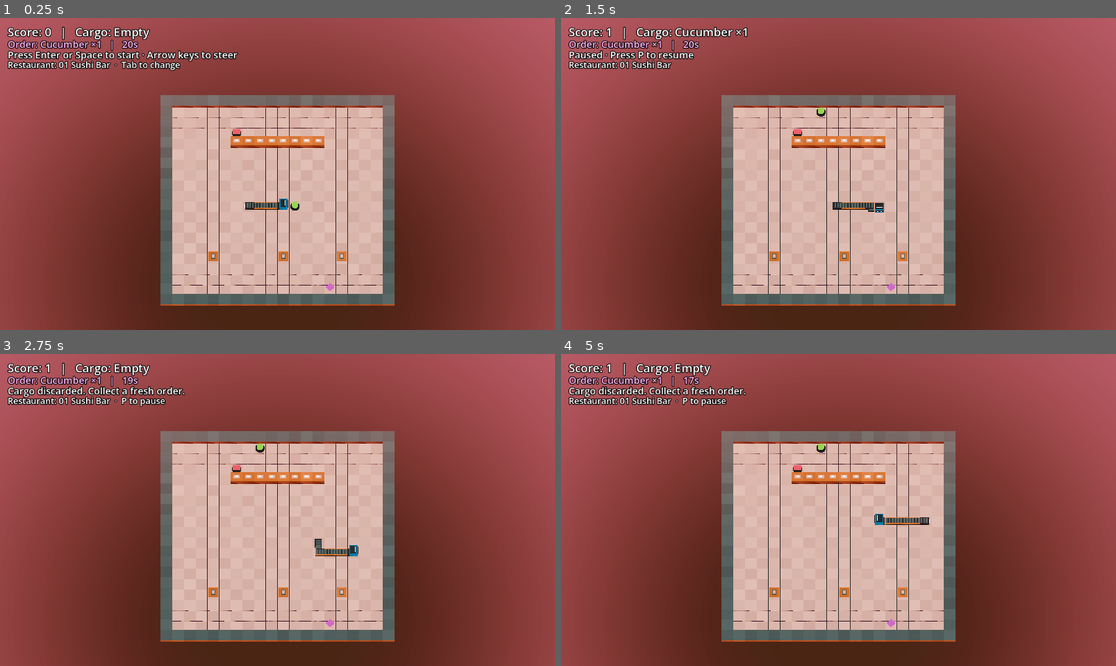
Above: before the commit, frames 1-4 (two rows, left to right).
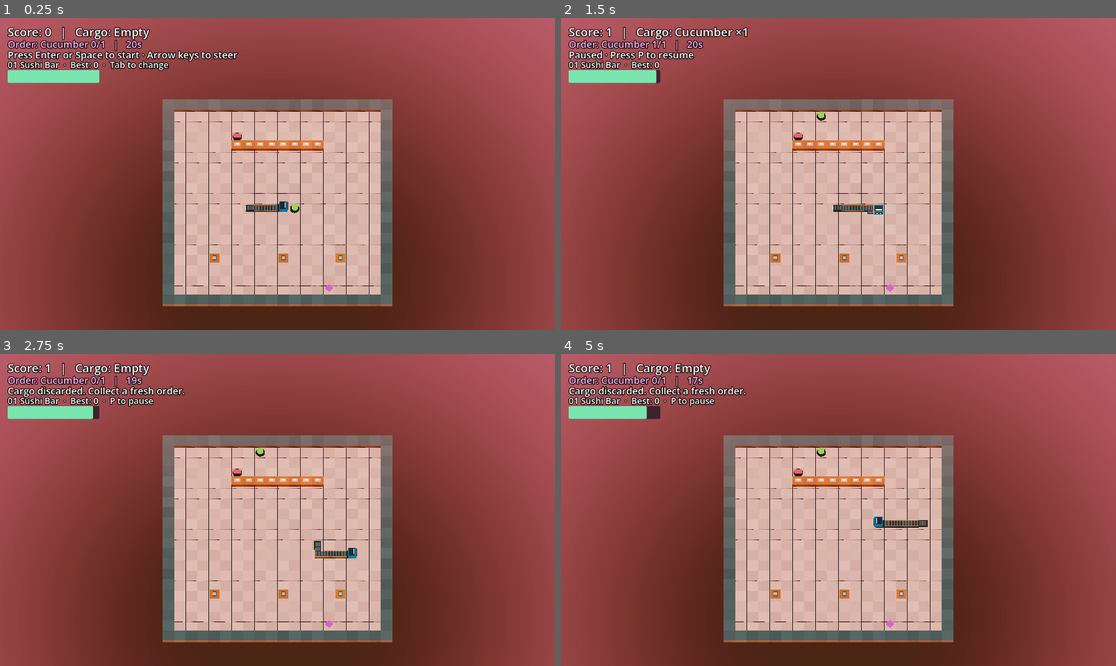
Above: after the commit, the same moments.

Repository: Michaelypp/D4
Game: Godot game, scene res://main.tscn
The game is run twice, just before and just after one commit, with the same random seed, the same clock (stepped at 60 frames per second) and the same inputs.
Inputs:
- Up to frame 1 (0.25 s): no input
- Up to frame 2 (1.5 s): tap Enter (ui_accept) at 0.5, 0.77 s; hold Right (ui_right) 0.53-1.28 s; tap Tab at 0.6 s; hold Down (ui_down) from 1.28 s (still down); tap P at 1.35 s
- Up to frame 3 (2.75 s): tap Enter (ui_accept) at 1.52 s; tap P at 2 s; release Down (ui_down) at 2.03 s; hold Right (ui_right) from 2.03 s (still down); tap X at 2.1 s
- Up to frame 4 (5 s): release Right (ui_right) at 2.78 s; hold Up (ui_up) 2.78-3.53 s; tap Tab at 2.85 s; tap Enter (ui_accept) at 3.02, 3.77, 4.52 s; hold Left (ui_left) from 3.53 s (still down); tap P at 3.6, 4.25 s; tap X at 4.35 s

The runs differ from the first frame. In frame 1, 6.6% of the frame differs, in the area x 1-72%, y 6-93%; in frame 2, 6.4%; in frame 3, 6.6%; in frame 4, 6.7%.

Commit message:
Save and display separate high scores for each restaurant

Diff:
--- a/app/main.gd
+++ b/app/main.gd
@@ -4,9 +4,10 @@
 
 const TICK_SECONDS := 0.2
 const MOVE_SECONDS := 0.17
-const HUD_HEIGHT := 114.0
+const HUD_HEIGHT := 124.0
 const CAMERA_OFFSET := Vector3(0, 20, 10)
 const ROUND_SEED := 121
+const SCORES_PATH := "user://restaurant_scores.cfg"
 const DIRECTIONS := {
 	"ui_up": Vector2i.UP,
 	"ui_down": Vector2i.DOWN,
@@ -28,6 +29,8 @@
 var customer_marker := MeshInstance3D.new()
 var score_label := Label.new()
 var order_label := Label.new()
+var order_timer := ProgressBar.new()
+var order_timer_fill := StyleBoxFlat.new()
 var status_label := Label.new()
 var level_label := Label.new()
 var game_over_panel := PanelContainer.new()
@@ -36,9 +39,11 @@
 var _clock := 0.0
 var _started := false
 var _paused := false
+var _best_scores: Dictionary = {}
 
 
 func _ready() -> void:
+	_load_best_scores()
 	meshes = Stage.load_kit()
 	for path in Board.level_paths():
 		var board := Board.load_level(path)
@@ -116,8 +121,29 @@
 	while _clock >= TICK_SECONDS and not session.ended:
 		_clock -= TICK_SECONDS
 		session.tick()
+		if session.ended:
+			_record_best_score()
 		_draw_dragon(not session.ended)
 		_draw_pickup()
+
+
+func _load_best_scores() -> void:
+	var config := ConfigFile.new()
+	if config.load(SCORES_PATH) == OK:
+		var scores: Variant = config.get_value("scores", "restaurants", {})
+		if scores is Dictionary:
+			_best_scores = scores
+
+
+func _record_best_score() -> void:
+	var restaurant := level_names[level_index]
+	if session.score <= int(_best_scores.get(restaurant, 0)):
+		return
+	_best_scores[restaurant] = session.score
+	var config := ConfigFile.new()
+	config.set_value("scores", "restaurants", _best_scores)
+	if config.save(SCORES_PATH) != OK:
+		push_warning("Could not save restaurant records to local storage.")
 
 
 ## Frame the whole restaurant so a new ingredient is visible anywhere it spawns.
@@ -242,6 +268,18 @@
 	order_label.add_theme_font_size_override("font_size", 20)
 	order_label.add_theme_constant_override("outline_size", 6)
 	order_label.add_theme_color_override("font_color", Color("ffb9f9"))
+	hud.add_child(order_timer)
+	order_timer.position = Vector2(16, 108)
+	order_timer.size = Vector2(190, 6)
+	order_timer.max_value = Session.ORDER_TICKS
+	order_timer.show_percentage = false
+	order_timer.mouse_filter = Control.MOUSE_FILTER_IGNORE
+	var timer_track := StyleBoxFlat.new()
+	timer_track.bg_color = Color("3a242d")
+	timer_track.set_corner_radius_all(3)
+	order_timer_fill.set_corner_radius_all(3)
+	order_timer.add_theme_stylebox_override("background", timer_track)
+	order_timer.add_theme_stylebox_override("fill", order_timer_fill)
 	_build_game_over(hud)
 
 
@@ -288,16 +326,16 @@
 	customer_marker.visible = not session.customer_order.is_empty()
 	customer_marker.position = _center(session.customer_cell) + Vector3.UP * 0.6
 	order_label.text = ""
+	order_timer.visible = customer_marker.visible
 	if customer_marker.visible:
-		var seconds := ceili(session.customer_ticks_left * TICK_SECONDS)
-		order_label.text = (
-			"Order: %s   |   %ds" % [_format_ingredients(session.customer_order), seconds]
-		)
+		_draw_order_progress()
 	collision_marker.visible = session.ended
 	collision_marker.position = _center(session.collision_cell) + Vector3.UP
 	game_over_panel.visible = session.ended
-	final_score_label.text = "Final score: %d" % session.score
-	level_label.text = "Restaurant: %s" % level_names[level_index]
+	var restaurant := level_names[level_index]
+	var best := int(_best_scores.get(restaurant, 0))
+	final_score_label.text = "Final score: %d  ·  Best: %d" % [session.score, best]
+	level_label.text = "%s  ·  Best: %d" % [restaurant, best]
 	if not _started and levels.size() > 1:
 		level_label.text += "  ·  Tab to change"
 	elif _started and not session.ended and not _paused:
@@ -324,6 +362,23 @@
 				status_label.text = "" if session.cargo.is_empty() else "X: discard cargo"
 
 
+func _draw_order_progress() -> void:
+	var parts := PackedStringArray()
+	for kind: String in Session.INGREDIENT_TYPES:
+		if session.customer_order.has(kind):
+			var carried: int = session.cargo.get(kind, 0)
+			parts.append("%s %d/%d" % [kind, carried, session.customer_order[kind]])
+	var seconds := ceili(session.customer_ticks_left * TICK_SECONDS)
+	order_label.text = "Order: %s   |   %ds" % [", ".join(parts), seconds]
+	order_timer.value = session.customer_ticks_left
+	if seconds <= 5:
+		order_timer_fill.bg_color = Color("ff6682")
+	elif seconds <= 10:
+		order_timer_fill.bg_color = Color("ffcd70")
+	else:
+		order_timer_fill.bg_color = Color("78e5b1")
+
+
 func _format_ingredients(items: Dictionary[String, int]) -> String:
 	if items.is_empty():
 		return "Empty"
